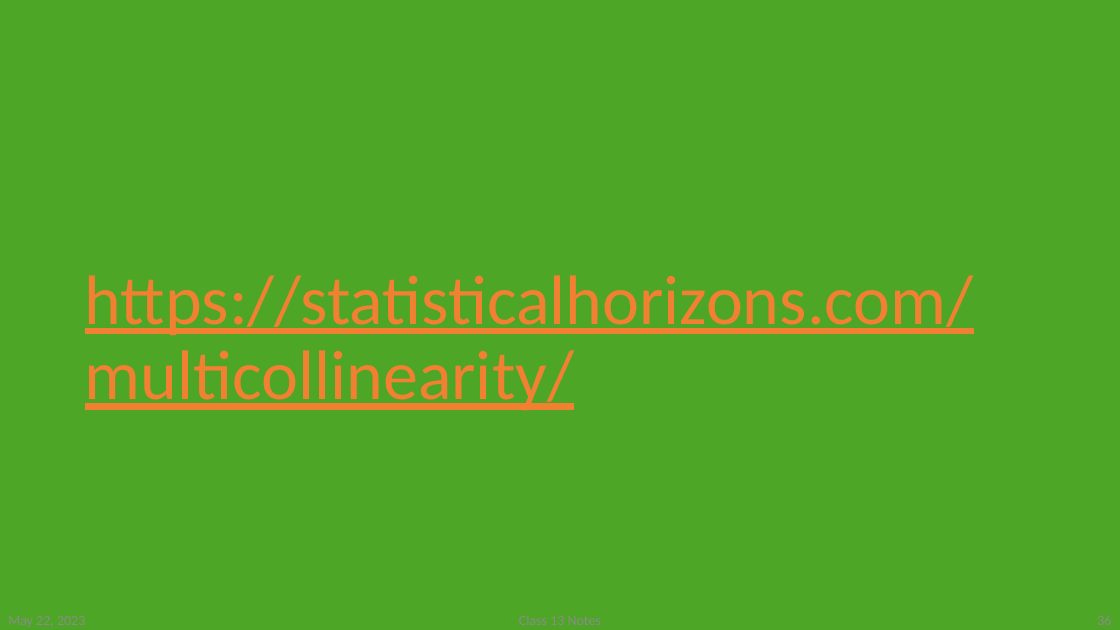
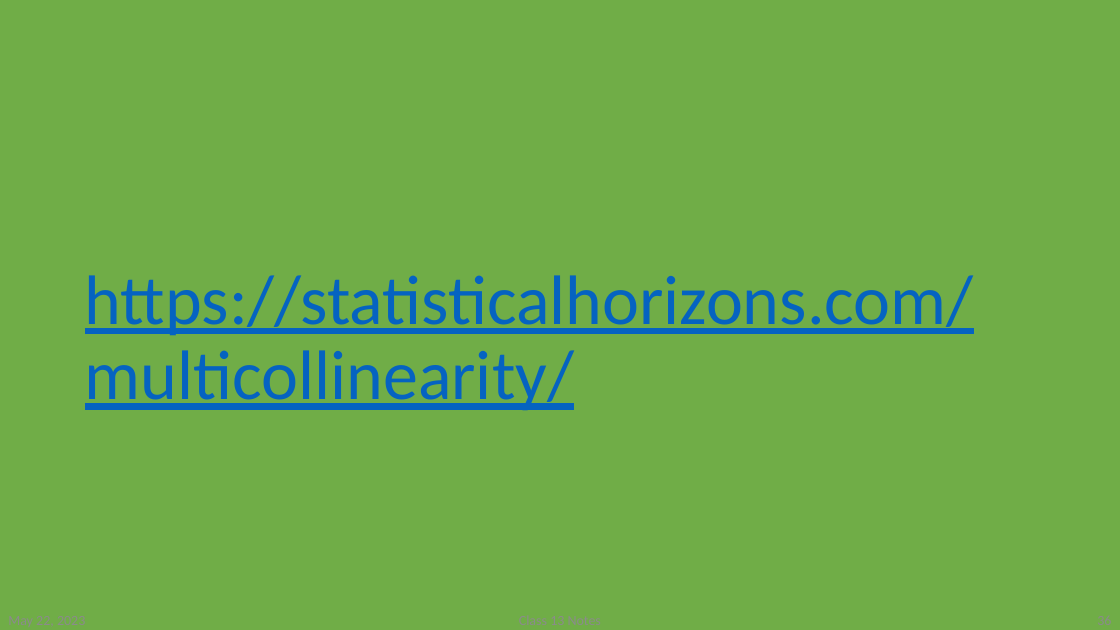
Before and after one commit to nwakim/S2024_BSTA_513, a slide deck: slide 36 of lectures/13_Numeric_Problems/old_work/Class_13_Numerical_Problems.pptx. Drawn at 1120x630 pixels with LibreOffice and Linux fonts; fonts in the diff are those of the drawing. Boxes give left, top, right and bottom in pixels: in the first picture for what was removed or moved away, otherwise in the second. Text is boxed around its words. In the diff, an @@ line names an element or a change of style, - is before the commit and + after.

```diff
--- a/lectures/13_Numeric_Problems/old_work/Class_13_Numerical_Problems.pptx
+++ b/lectures/13_Numeric_Problems/old_work/Class_13_Numerical_Problems.pptx
@@ background #4EA627 to #70AD47 @@
@@ title "https://statisticalhorizons.com/multicollinearity/" at (85, 275, 974, 410): text colour #F18032 to #0563C1 @@
```
Also in this commit, not shown: 44 other slides changed, 13 other files.
